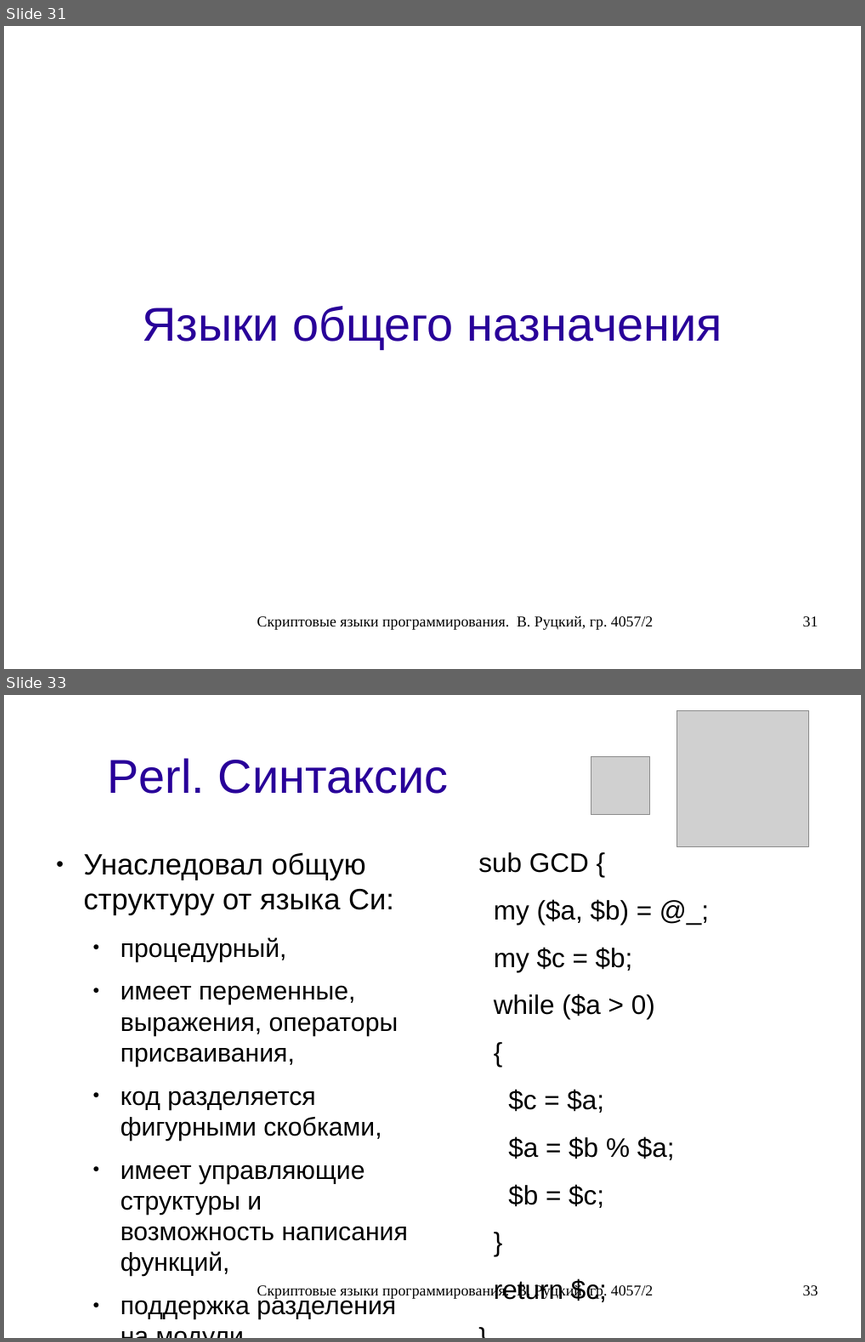
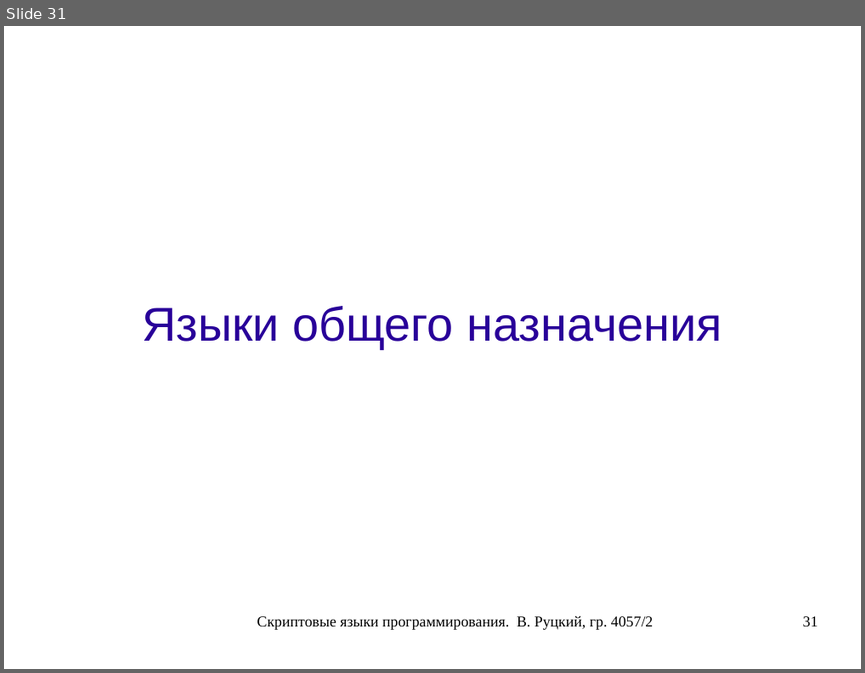
Before and after one commit to rutsky/semester07, a slide deck: Operation_systems/scripting_languages/40572_Rutsky_Scripting_languages.odp. Shown one above the other, each under a label of ours: slides 31 and 33 before the commit, slide 31 after it; the slides between them are not shown. The pictures are 865x1342 and 865x673 pixels, drawn with LibreOffice and Linux fonts; fonts in the diff are those of the drawing; grey boxes stand for pictures. Boxes give left, top, right and bottom in pixels: in the first picture for what was removed or moved away, otherwise in the second. Text is boxed around its words. In the diff, an @@ line names an element or a change of style, - is before the commit and + after.

Commit message:
Scripting languages presentation: Cleaned up Perl and Python parts.

```diff
--- a/Operation_systems/scripting_languages/40572_Rutsky_Scripting_languages.odp
+++ b/Operation_systems/scripting_languages/40572_Rutsky_Scripting_languages.odp
@@ slide 33 removed at <box>4,695,861,1338</box>, background #FFFFFF @@
@@ picture removed at <box>677,710,809,846</box> @@
@@ title removed at <box>107,758,449,794</box> @@
-Perl. Синтаксис
@@ picture removed at <box>591,756,649,815</box> @@
@@ text removed at <box>84,852,408,1319</box> @@
-● Унаследовал общую структуру от языка Си:
-  ● процедурный,
-  ● имеет переменные, выражения, операторы присваивания,
-  ● код разделяется фигурными скобками,
-  ● имеет управляющие структуры и возможность написания функций,
-  ● поддержка разделения на модули
-  ● поддержка ссылок
@@ text removed at <box>478,852,675,1302</box> @@
-sub GCD {
-my ($a, $b) = @_;
-my $c = $b;
-while ($a > 0)
-{
-$c = $a;
-$a = $b % $a;
-$b = $c;
-}
-return $c;
-}
-print GCD(42, 56);
@@ text removed at <box>257,1284,653,1299</box> @@
-Скриптовые языки программирования. В. Руцкий, гр. 4057/2
@@ page number removed at <box>803,1285,818,1295</box> @@
-33
```
Also in this commit, not shown: 7 slides changed, 12 other slides removed.
